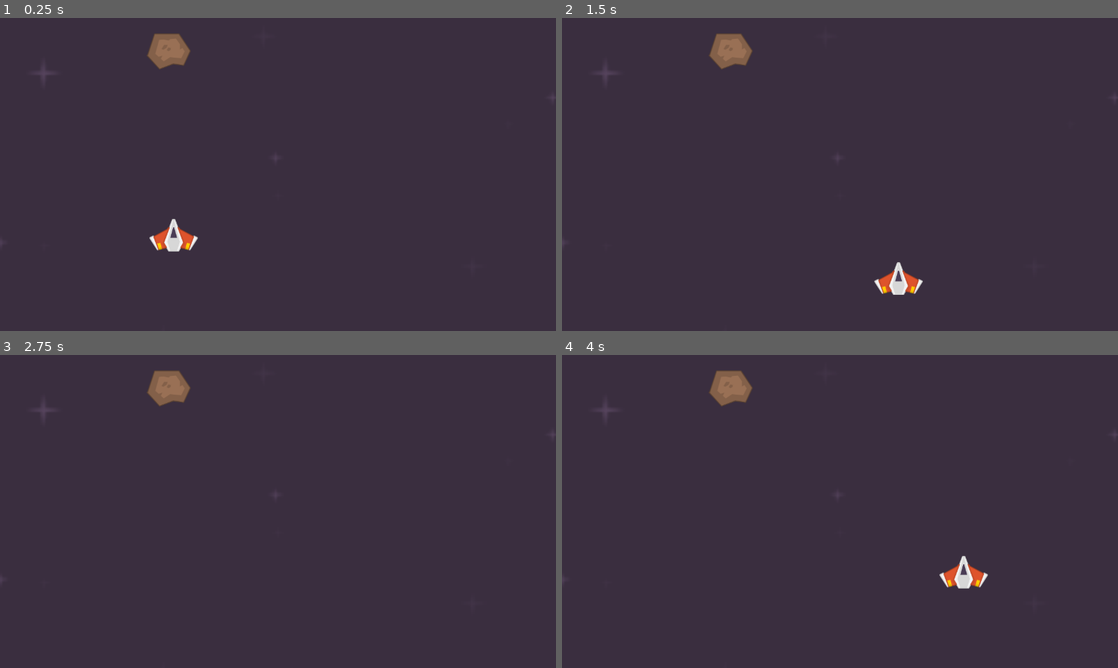
Above: before the commit, frames 1-4 (two rows, left to right).
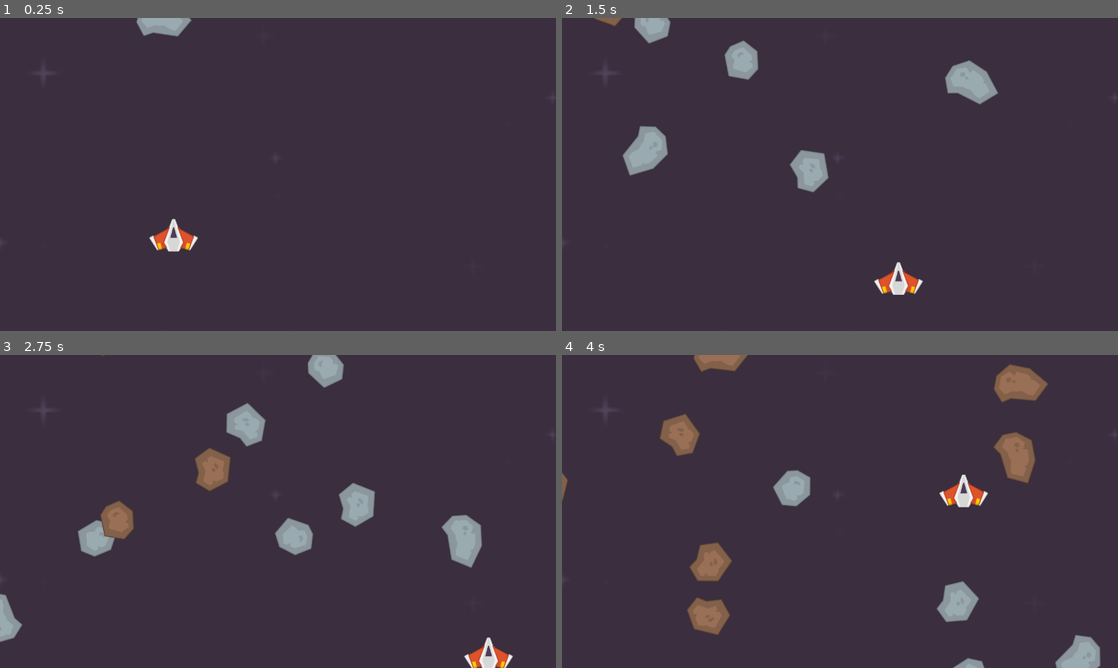
Above: after the commit, the same moments.

Repository: EmotionalApe/space-shooter
Game: Godot game, scene res://Scenes/level.tscn
Same seed, same stepped clock (60 frames per second), same inputs: the game is played once before the commit and once after it.
Inputs:
- Up to frame 1 (0.25 s): no input
- Up to frame 2 (1.5 s): hold D (right) 0.53-1.28 s; hold S (down) from 1.28 s (still down)
- Up to frame 3 (2.75 s): release S (down) at 2.03 s; hold D (right) from 2.03 s (still down)
- Up to frame 4 (4 s): release D (right) at 2.78 s; hold W (up) 2.78-3.53 s; hold A (left) from 3.53 s (still down)

The runs differ from the first frame. In frame 1, 1.1% of the frame differs, in the area x 24-35%, y 0-17%; in frame 2, 3.8%; in frame 3, 6.5%; in frame 4, 7.6%, in the area x 0-97%, y 0-100%.

Commit message:
feat: implement player movement, meteor spawning system, and game physics layers

Diff:
--- /dev/null
+++ b/Scenes/laser.tscn
@@ -0,0 +1,17 @@
+[gd_scene format=3 uid="uid://cf7i8beq6040h"]
+
+[ext_resource type="Texture2D" uid="uid://bpldohet74tp1" path="res://Assets/PNG/Lasers/laserRed01.png" id="1_r1bh0"]
+
+[sub_resource type="CapsuleShape2D" id="CapsuleShape2D_mou6w"]
+radius = 4.0
+height = 52.0
+
+[node name="Laser" type="Area2D" unique_id=2020694657]
+collision_layer = 8
+collision_mask = 2
+
+[node name="Sprite2D" type="Sprite2D" parent="." unique_id=461298586]
+texture = ExtResource("1_r1bh0")
+
+[node name="CollisionShape2D" type="CollisionShape2D" parent="." unique_id=1052600869]
+shape = SubResource("CapsuleShape2D_mou6w")
--- /dev/null
+++ b/Scenes/level.gd
@@ -0,0 +1,6 @@
+extends Node2D
+
+var meteor_scene : PackedScene = load("res://Scenes/meteor.tscn")
+func _on_meteor_timer_timeout():
+	var meteor = meteor_scene.instantiate()
+	$Meteors.add_child(meteor)
--- a/Scenes/level.tscn
+++ b/Scenes/level.tscn
@@ -1,10 +1,15 @@
 [gd_scene format=3 uid="uid://bqo03e8y5wb64"]
 
+[ext_resource type="Script" uid="uid://bvcfy1yrvdpls" path="res://Scenes/level.gd" id="1_81xng"]
 [ext_resource type="PackedScene" uid="uid://pmfij6y20ctq" path="res://Scenes/player.tscn" id="1_tumq0"]
 [ext_resource type="Texture2D" uid="uid://c51ki4adtpgda" path="res://Assets/Backgrounds/darkPurple.png" id="2_k5f4k"]
 [ext_resource type="PackedScene" uid="uid://gv64fgc7ocya" path="res://Scenes/meteor.tscn" id="3_6phgx"]
 
+[sub_resource type="RectangleShape2D" id="RectangleShape2D_6phgx"]
+size = Vector2(1301, 33)
+
 [node name="Level" type="Node2D" unique_id=506793387]
+script = ExtResource("1_81xng")
 
 [node name="BG" type="Sprite2D" parent="." unique_id=900116819]
 z_index = -1
@@ -17,3 +22,43 @@
 
 [node name="meteor" parent="." unique_id=314933772 instance=ExtResource("3_6phgx")]
 position = Vector2(389, 77)
+
+[node name="Boundaries" type="Node2D" parent="." unique_id=1388973755]
+
+[node name="TopWall" type="StaticBody2D" parent="Boundaries" unique_id=206084197]
+position = Vector2(642, -17)
+collision_layer = 4
+
+[node name="CollisionShape2D" type="CollisionShape2D" parent="Boundaries/TopWall" unique_id=1136096301]
+shape = SubResource("RectangleShape2D_6phgx")
+
+[node name="BottomWall" type="StaticBody2D" parent="Boundaries" unique_id=235858923]
+position = Vector2(629, 740)
+collision_layer = 4
+
+[node name="CollisionShape2D" type="CollisionShape2D" parent="Boundaries/BottomWall" unique_id=1900188729]
+shape = SubResource("RectangleShape2D_6phgx")
+
+[node name="Leftwall" type="StaticBody2D" parent="Boundaries" unique_id=1561674564]
+position = Vector2(-19, 423)
+rotation = 1.5707964
+collision_layer = 4
+
+[node name="CollisionShape2D" type="CollisionShape2D" parent="Boundaries/Leftwall" unique_id=620273363]
+shape = SubResource("RectangleShape2D_6phgx")
+
+[node name="RightWall" type="StaticBody2D" parent="Boundaries" unique_id=276361880]
+position = Vector2(1296, 417)
+rotation = 1.5707964
+collision_layer = 4
+
+[node name="CollisionShape2D" type="CollisionShape2D" parent="Boundaries/RightWall" unique_id=376616460]
+shape = SubResource("RectangleShape2D_6phgx")
+
+[node name="MeteorTimer" type="Timer" parent="." unique_id=509318250]
+wait_time = 0.25
+autostart = true
+
+[node name="Meteors" type="Node2D" parent="." unique_id=719834764]
+
+[connection signal="timeout" from="MeteorTimer" to="." method="_on_meteor_timer_timeout"]
--- /dev/null
+++ b/Scenes/meteor.gd
@@ -0,0 +1,25 @@
+extends Area2D
+
+var speed : int
+var direction_x : float
+var rotation_speed : int
+
+func _ready():
+	var rng = RandomNumberGenerator.new()
+	var path = "res://Assets/PNG/Meteors/" + str(rng.randi_range(1,6)) + ".png"
+	$Sprite2D.texture = load(path)
+	var width = get_viewport().get_visible_rect().size[0]
+	var randomX = rng.randi_range(0, width)
+	var randomY = rng.randi_range(-150, -50)
+	position = Vector2(randomX, randomY)
+
+	speed = rng.randi_range(200, 500)
+	direction_x = rng.randf_range(-1, 1)
+	rotation_speed = rng.randi_range(40, 100)
+
+func _process(delta):
+	position += Vector2(direction_x, 1.0) * speed * delta
+	rotation_degrees += rotation_speed * delta
+
+func _on_body_entered(body):
+	print("body entered ", body)
--- a/Scenes/meteor.tscn
+++ b/Scenes/meteor.tscn
@@ -1,8 +1,18 @@
 [gd_scene format=3 uid="uid://gv64fgc7ocya"]
 
-[ext_resource type="Texture2D" uid="uid://dhpkh2c1465ul" path="res://Assets/PNG/Meteors/meteorBrown_big1.png" id="1_5civa"]
+[ext_resource type="Script" uid="uid://jffxld2601y8" path="res://Scenes/meteor.gd" id="1_wm1ig"]
 
-[node name="Meteor" type="Node2D" unique_id=314933772]
+[sub_resource type="CircleShape2D" id="CircleShape2D_5civa"]
+radius = 42.0
+
+[node name="Meteor" type="Area2D" unique_id=89457432]
+collision_layer = 2
+collision_mask = 9
+script = ExtResource("1_wm1ig")
 
 [node name="Sprite2D" type="Sprite2D" parent="." unique_id=291070607]
-texture = ExtResource("1_5civa")
+
+[node name="CollisionShape2D" type="CollisionShape2D" parent="." unique_id=150233245]
+shape = SubResource("CircleShape2D_5civa")
+
+[connection signal="body_entered" from="." to="." method="_on_body_entered"]
--- a/Scenes/player.gd
+++ b/Scenes/player.gd
@@ -1,4 +1,4 @@
-extends Node2D
+extends CharacterBody2D
 @export var speed : int = 500
 
 # Called when the node enters the scene tree for the first time.
@@ -9,4 +9,5 @@
 # Called every frame. 'delta' is the elapsed time since the previous frame.
 func _process(delta):
 	var direction = Input.get_vector("left", "right", "up", "down")
-	position += direction * speed * delta
+	velocity = direction * speed
+	move_and_slide()
--- a/Scenes/player.tscn
+++ b/Scenes/player.tscn
@@ -3,8 +3,12 @@
 [ext_resource type="Script" uid="uid://bowd7p1ktew8m" path="res://Scenes/player.gd" id="1_cvnsp"]
 [ext_resource type="Texture2D" uid="uid://4qoxts5uyh01" path="res://Assets/PNG/playerShip2_orange.png" id="1_v0iea"]
 
-[node name="Player" type="Node2D" unique_id=431888613]
+[node name="Player" type="CharacterBody2D" unique_id=1465008756]
+collision_mask = 6
 script = ExtResource("1_cvnsp")
 
 [node name="PlayerImage" type="Sprite2D" parent="." unique_id=327438268]
 texture = ExtResource("1_v0iea")
+
+[node name="CollisionPolygon2D" type="CollisionPolygon2D" parent="." unique_id=1188348762]
+polygon = PackedVector2Array(4, -37, 11, -19, 55, 5, 37, 34, 16, 28, 13, 36, -12, 36, -17, 28, -38, 34, -56, 7, -12, -15, -4, -37)
--- a/project.godot
+++ b/project.godot
@@ -43,6 +43,13 @@
 ]
 }
 
+[layer_names]
+
+2d_render/layer_1="Player"
+2d_render/layer_2="Meteor"
+2d_render/layer_3="Walls"
+2d_render/layer_4="Laser"
+
 [physics]
 
 3d/physics_engine="Jolt Physics"
Renamed: Assets/PNG/Meteors/meteorBrown_big1.png -> Assets/PNG/Meteors/1.png
Not shown, changed: Assets/PNG/Meteors/1.png.import
Renamed: Assets/PNG/Meteors/meteorBrown_big2.png -> Assets/PNG/Meteors/2.png
Not shown, changed: Assets/PNG/Meteors/2.png.import
Renamed: Assets/PNG/Meteors/meteorBrown_big3.png -> Assets/PNG/Meteors/3.png
Not shown, changed: Assets/PNG/Meteors/3.png.import
Renamed: Assets/PNG/Meteors/meteorGrey_big1.png -> Assets/PNG/Meteors/4.png
Not shown, changed: Assets/PNG/Meteors/4.png.import
Renamed: Assets/PNG/Meteors/meteorGrey_big2.png -> Assets/PNG/Meteors/5.png
Not shown, changed: Assets/PNG/Meteors/5.png.import
Renamed: Assets/PNG/Meteors/meteorGrey_big3.png -> Assets/PNG/Meteors/6.png
Not shown, changed: Assets/PNG/Meteors/6.png.import
(and 2 more such lines)
